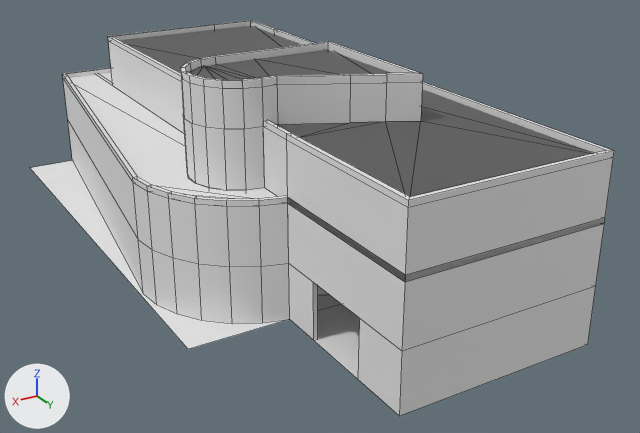
Before and after pictures for a commit that changed the FBX model Ecm/Assets/ECM/FBX/Batiments/batiment1.fbx.
Before and after are seen from a camera (50 mm lens) standing at (37.9, 31.5, 28.4) and looking at (6.2, -21.2, 2.0). Lighting does not change. The marker at lower left points along +X, +Y and +Z. Mesh edges are drawn as thin lines. Where no turn or scale is listed for an object, it has been applied to the vertices. Vertices at the same position are counted once.

Objects in the first picture: 'batiment1_level0_floor', 'batiment1_level0_walls', 'batiment1_level0_walls.001', 'batiment1_level2_floor', 'batiment1_level2_walls', 'batiment1_level3_floor'.
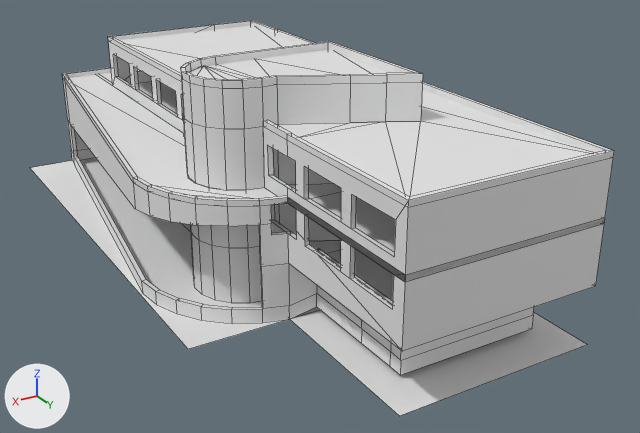
What changed in the scene script:
```text
Change mat_toit:
    mat_toit.base_color: (0.102, 0.102, 0.102) -> (0.8, 0.8, 0.8)  # dark grey #5a5a5a -> white #e7e7e7
Change me_plane_117:
    used by ob_batiment1_level2_walls; location = (0.0, 0.0, 0.0)
    remove me_plane_117.from_pydata(...)  # 164 vertices, 161 faces; spans x 0.0..17.4, y -44.0..0.0, z 7.8..15.0
    add me_plane_117.from_pydata(...)  # 305 vertices, 233 faces; spans x 0.0..17.4, y -44.0..0.0, z 7.8..15.0
    me_plane_117 part 3
    12 faces are deleted
    136 vertices are added at x 0.0..14.0, y -44.0..-1.0, z 9.0..11.0
    5 new vertices lie (0.0, 0.0, 2.0) away from vertices in x 10.0..14.0, y -44.0..-14.3, z 9.0
    84 new faces join them
Change me_plane_118:
    used by ob_batiment1_level0_walls; location = (0.0, 0.0, 0.0)
    remove me_plane_118.from_pydata(...)  # 146 vertices, 141 faces; spans x 0.0..20.8, y -49.0..0.0, z -0.2..4.0
    add me_plane_118.from_pydata(...)  # 190 vertices, 187 faces; spans x 0.0..20.8, y -49.0..-2.7, z -0.2..4.3
    me_plane_118 part 2: 8 vertices moved from x 13.7..20.6, y -18.3..-12.2, z 0.0..4.0 to x 14.0..20.6, y -18.3..-12.3, z 0.0..4.0; 20 vertices removed from x 0.0..20.8, y -20.1..0.0, z 0.0..4.0; 64 vertices added at x 0.0..20.8, y -49.0..-2.7, z 0.0..4.3
Change me_plane_116:
    used by ob_batiment1_level0_walls_001; location = (0.0, 0.0, 0.0)
    remove me_plane_116.from_pydata(...)  # 163 vertices, 159 faces; spans x 0.0..20.8, y -49.0..0.0, z 3.8..8.4
    add me_plane_116.from_pydata(...)  # 317 vertices, 224 faces; spans x 0.0..20.8, y -49.0..0.0, z 3.8..8.4
    me_plane_116 part 1
    5 vertices are removed from x 13.7..20.8, y -20.1..-12.0, z 4.0..8.0
    27 faces are deleted
    6 vertices move from x 18.6..20.6, y -18.3..-14.8, z 4.0 to x 18.6..20.6, y -18.3..-14.8, z 6.3..6.6
    147 vertices are added at x 0.0..20.8, y -47.6..-1.0, z 4.0..8.4
    7 new vertices lie (0.0, 0.0, 2.0) away from vertices in x 13.7..14.0, y -38.0..-24.0, z 6.0
    5 new vertices lie (0.0, 0.0, 2.0) away from vertices in x 0.0..14.0, y -20.0..-14.3, z 6.0
    92 new faces join them
```

Changed parts and their boxes [x1, y1, x2, y2] in the pictures (640 x 433 px):
'batiment1_level2_walls', reshaped: before [108, 20, 614, 282]; after [108, 20, 614, 279]
'batiment1_level0_walls.001', reshaped: before [62, 68, 604, 351]; after [62, 68, 605, 351]
'batiment1_level0_walls', reshaped (12% narrower, 14% shorter): before [68, 121, 596, 416]; after [68, 121, 534, 375]
'batiment1_level3_floor', recoloured (grey to white): [120, 25, 593, 197] in both
part 1 of me_plane_116, built on: before [63, 74, 405, 351]; after [63, 74, 406, 351]
part 3 of me_plane_117, built on: before [108, 21, 606, 281]; after [108, 21, 606, 279]
'batiment1_level0_floor', unchanged, uncovered by the edit: before [30, 161, 360, 379]; after [30, 157, 587, 416]
'batiment1_level1_floor', unchanged, uncovered by the edit: after [309, 240, 394, 301]
